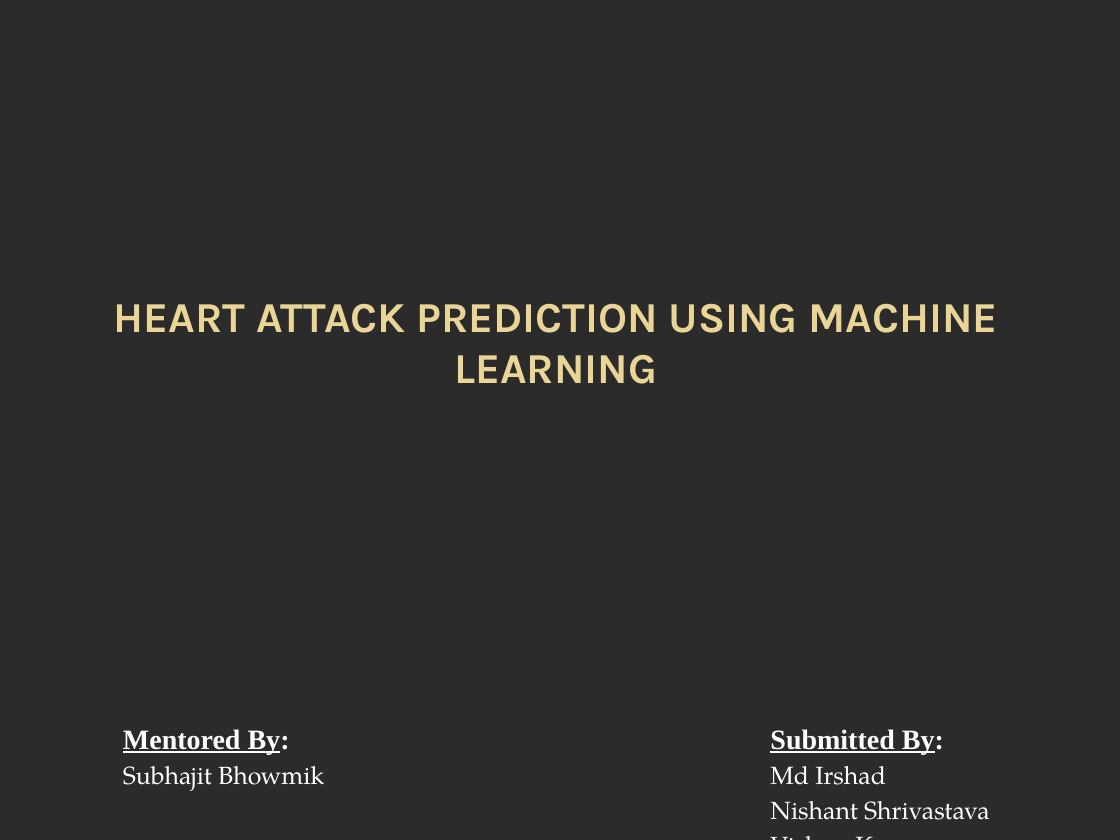
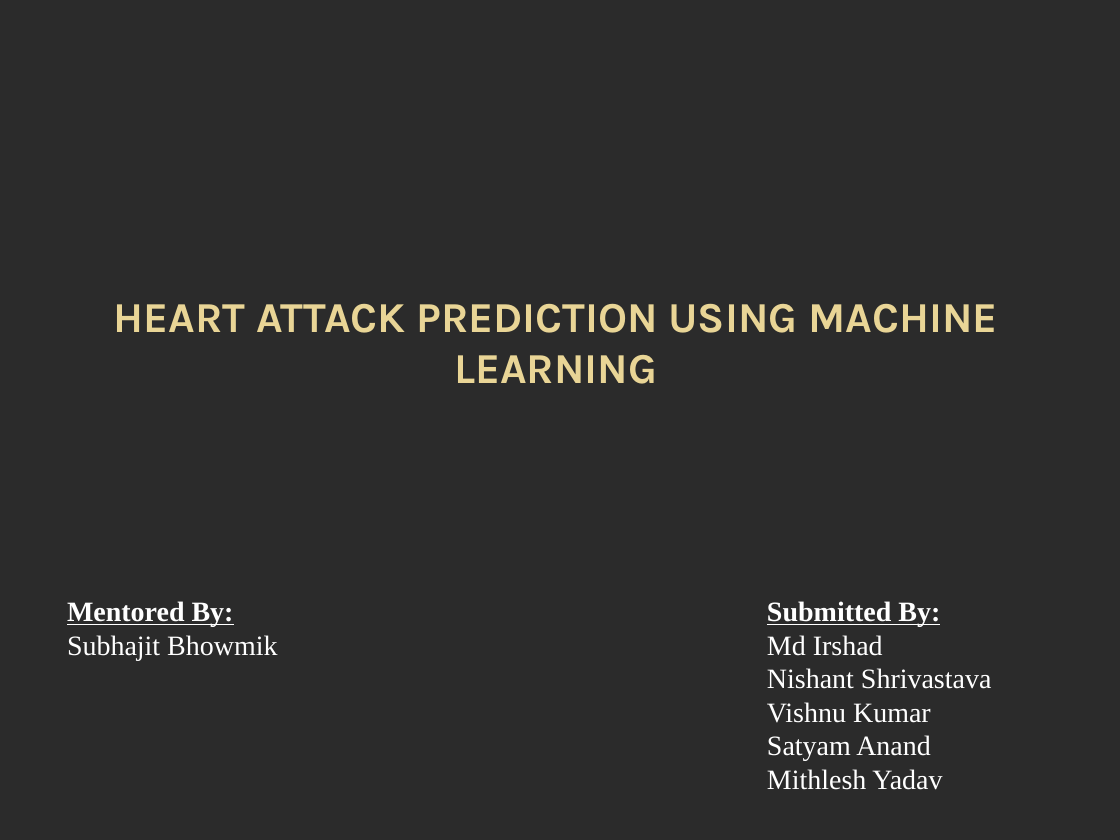
Before and after one commit to mdirshaddev/quadrous, a slide deck: slide 1 of Machine learning model/Group-6, Subhajit Bhowmik [Nishant, Irshad, Satyam, Vishnu, Mithlesh].pptx. Drawn at 1120x840 pixels with LibreOffice and Linux fonts; fonts in the diff are those of the drawing; background and template pictures are left out; a plain dark background stands for a picture behind light text. Boxes give left, top, right and bottom in pixels: in the first picture for what was removed or moved away, otherwise in the second. Text is boxed around its words. In the diff, an @@ line names an element or a change of style, - is before the commit and + after.

Commit message:
Fixed the intro page alignment of contibuters section.

```diff
--- a/Machine learning model/Group-6, Subhajit Bhowmik [Nishant, Irshad, Satyam, Vishnu, Mithlesh].pptx
+++ b/Machine learning model/Group-6, Subhajit Bhowmik [Nishant, Irshad, Satyam, Vishnu, Mithlesh].pptx
@@ text "Mentored By:": place and size @@
-text "Mentored By:" at (123,729,324,791)
+text "Mentored By:" at (67,601,277,660)
@@ text "Mentored By:" at (67,601,277,660): underline on in "By:"; size 16 to 18 pt, font TeX Gyre Pagella to Times New Roman in "Subhajit Bhowmik"; less space between paragraphs @@
@@ text "Submitted By:": place and size @@
-text "Submitted By:" at (770,729,990,820)
+text "Submitted By:" at (767,601,991,790)
@@ text "Submitted By:" at (767,601,991,790): underline on in "By:"; size 16 to 18 pt, font TeX Gyre Pagella to Times New Roman in "Md Irshad", "Nishant Shrivastava", "Vishnu Kumar", "Satyam Anand" and 1 more places; less space between paragraphs @@
```
Also in this commit, not shown: 1 other slide changed.
